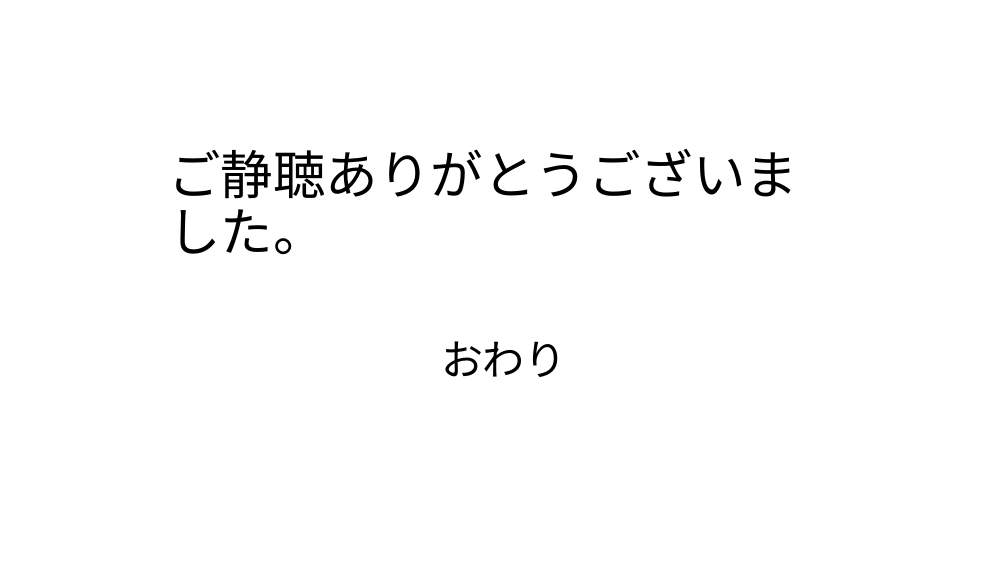
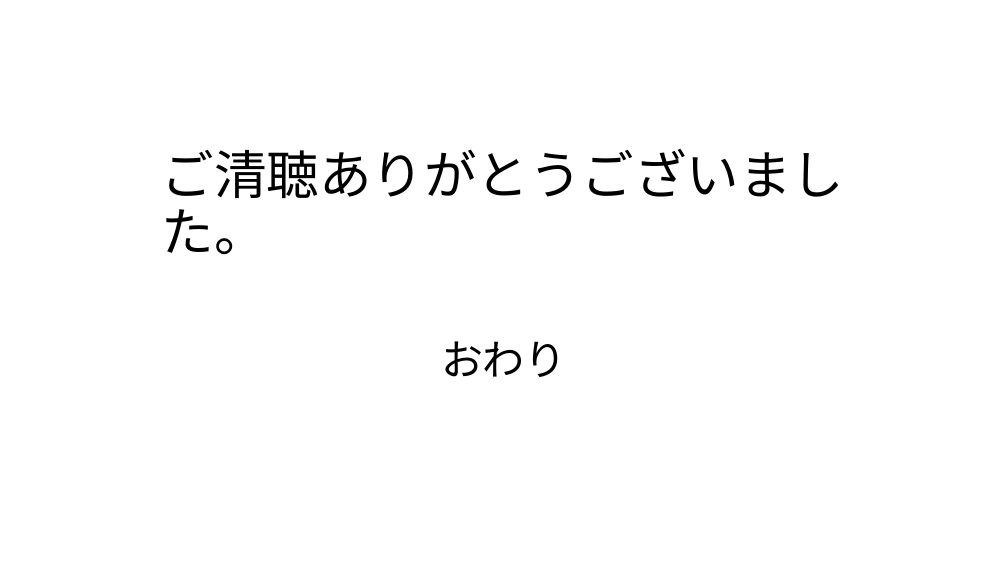
Before and after one commit to Tako0907/PowerPoint, a slide deck: slide 12 of パワーポイント.pptx. Drawn at 1008x567 pixels with LibreOffice and Linux fonts; fonts in the diff are those of the drawing. Boxes give left, top, right and bottom in pixels: in the first picture for what was removed or moved away, otherwise in the second. Text is boxed around its words. In the diff, an @@ line names an element or a change of style, - is before the commit and + after.

```diff
--- a/パワーポイント.pptx
+++ b/パワーポイント.pptx
@@ title at [162,149,845,255]: text changed @@
-ご静聴ありがとうございました。
+ご清聴ありがとうございました。
```
Also in this commit, not shown: 3 other slides changed, 1 other file.
